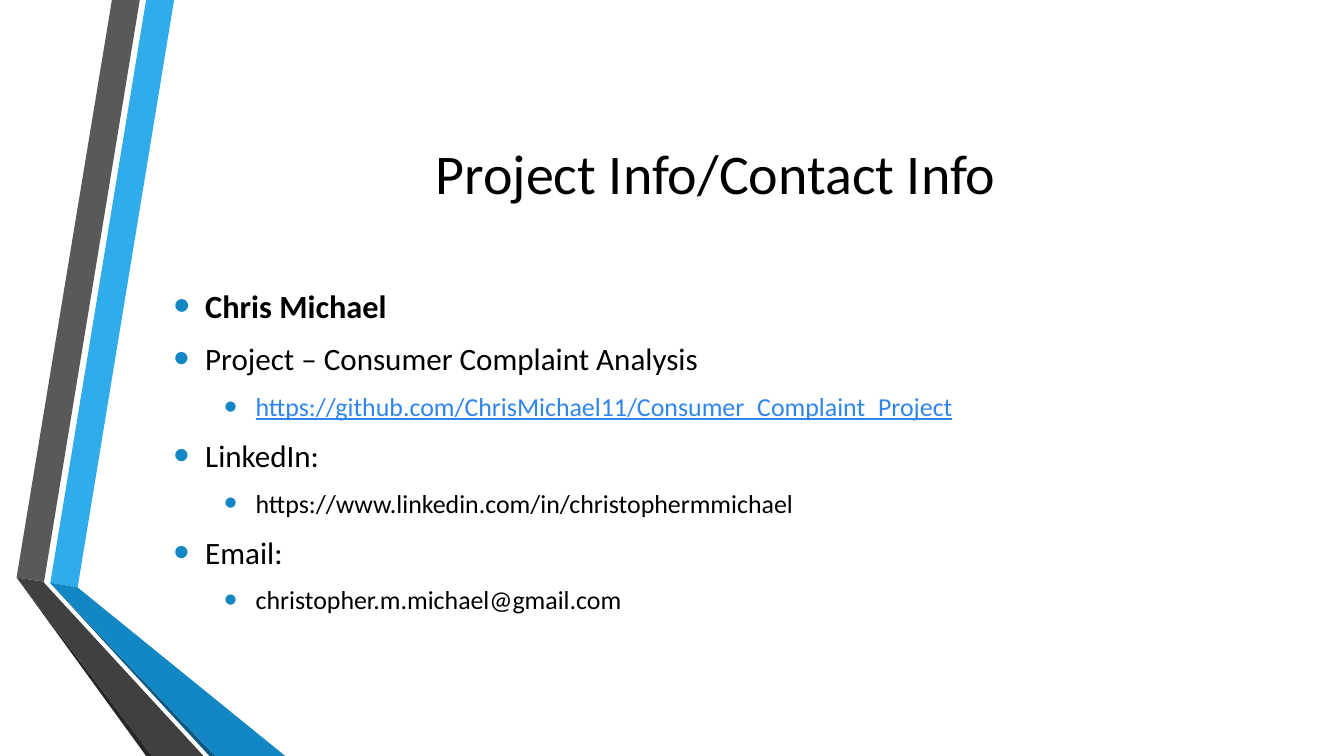
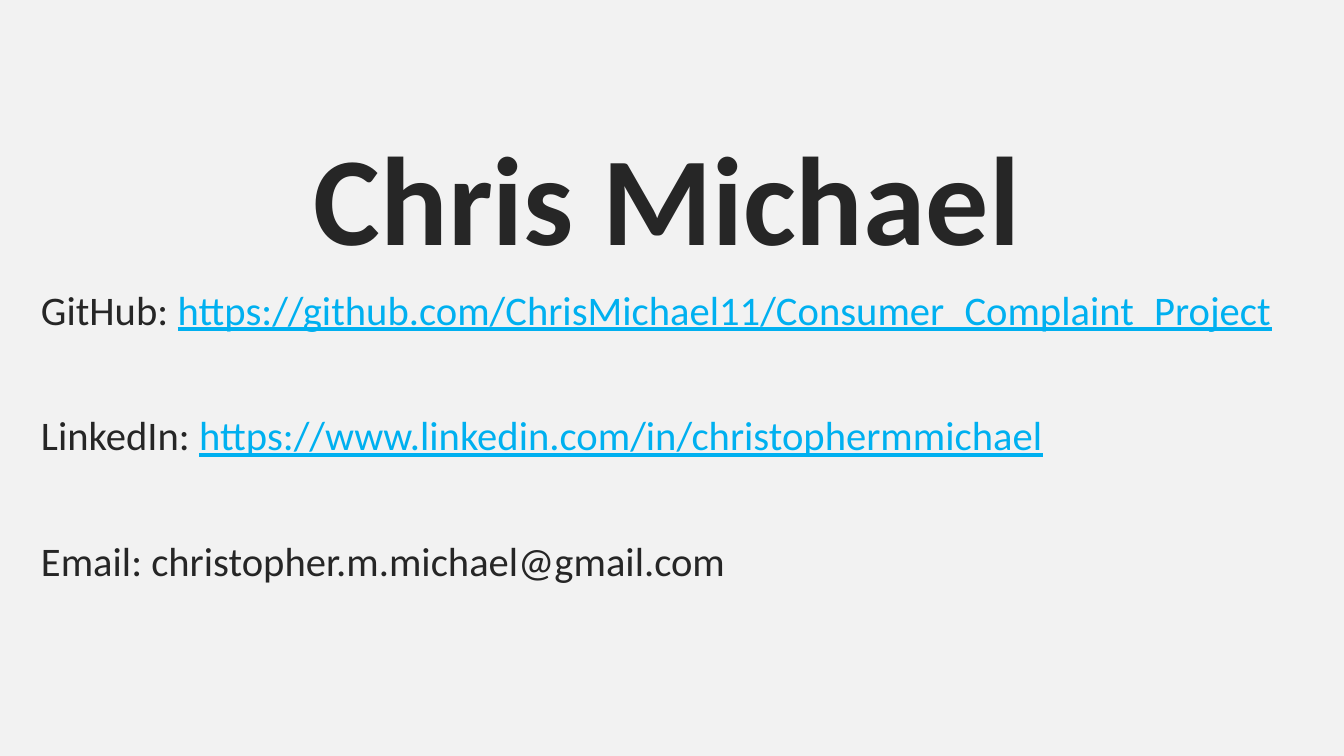
Before and after one commit to ChrisMichael11/Consumer_Complaint_Project, a slide deck: slide 9 of ppt/Consumer_Complaints.pptx. Drawn at 1344x756 pixels with LibreOffice and Linux fonts; fonts in the diff are those of the drawing; background and template pictures are left out. Boxes give left, top, right and bottom in pixels: in the first picture for what was removed or moved away, otherwise in the second. Text is boxed around its words. In the diff, an @@ line names an element or a change of style, - is before the commit and + after.

```diff
--- a/ppt/Consumer_Complaints.pptx
+++ b/ppt/Consumer_Complaints.pptx
@@ background picture (left out) to #F2F2F2 @@
@@ text "Chris Michael": place and size @@
-text "Chris Michael" at box(205, 295, 953, 614)
+text "Chris Michael" at box(41, 156, 1271, 583)
@@ text "Chris Michael" at box(41, 156, 1271, 583): vertical alignment middle to top @@
@@ text at box(314, 156, 1020, 246): size 23.1 to 90 pt, text colour #000000 to #262626 in "Chris Michael"; alignment left to centre; bullet • to none @@
@@ title removed at box(436, 155, 996, 204) @@
-Project Info/Contact Info
@@ text at box(41, 296, 1271, 583): text changed; size 18.5 to 29 pt; text colour #000000 to #00B0F0 @@
-• Project – Consumer Complaint Analysis
-  • https://github.com/ChrisMichael11/Consumer_Complaint_Project
-• LinkedIn:
-  • https://www.linkedin.com/in/christophermmichael
-• Email:
-  • christopher.m.michael@gmail.com
+GitHub: https://github.com/ChrisMichael11/Consumer_Complaint_Project
+LinkedIn: https://www.linkedin.com/in/christophermmichael
+Email: christopher.m.michael@gmail.com
@@ group removed at box(16, 0, 285, 756): 6 freeform shapes @@
```
Also in this commit, not shown: 9 other slides changed, 3 other files.
